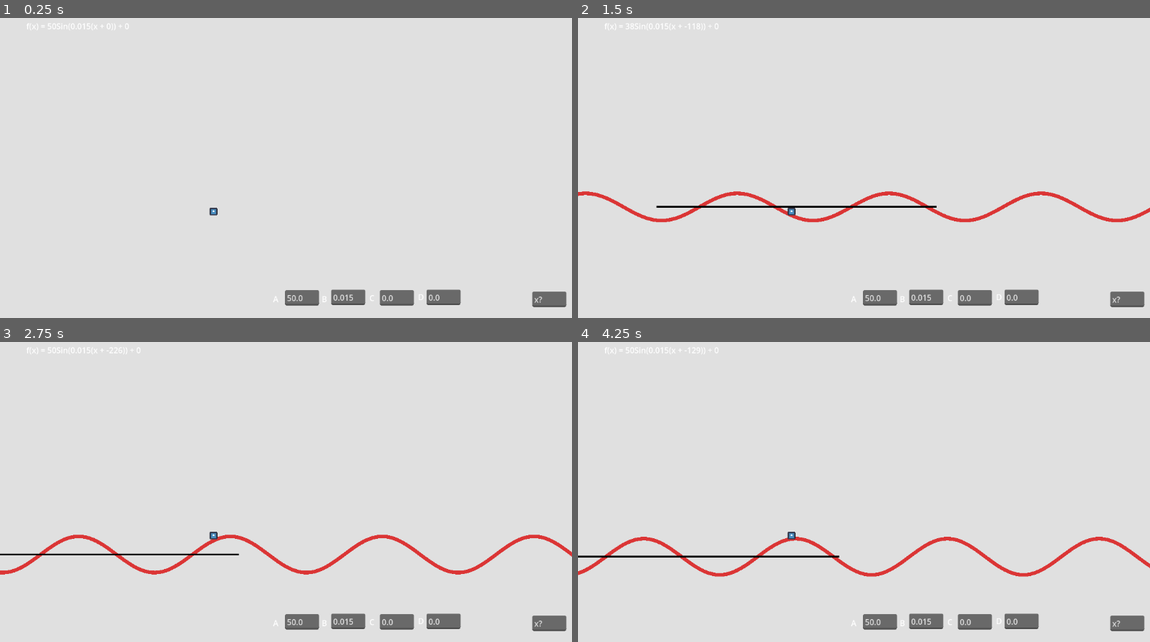
Above: before the commit, frames 1-4 (two rows, left to right).
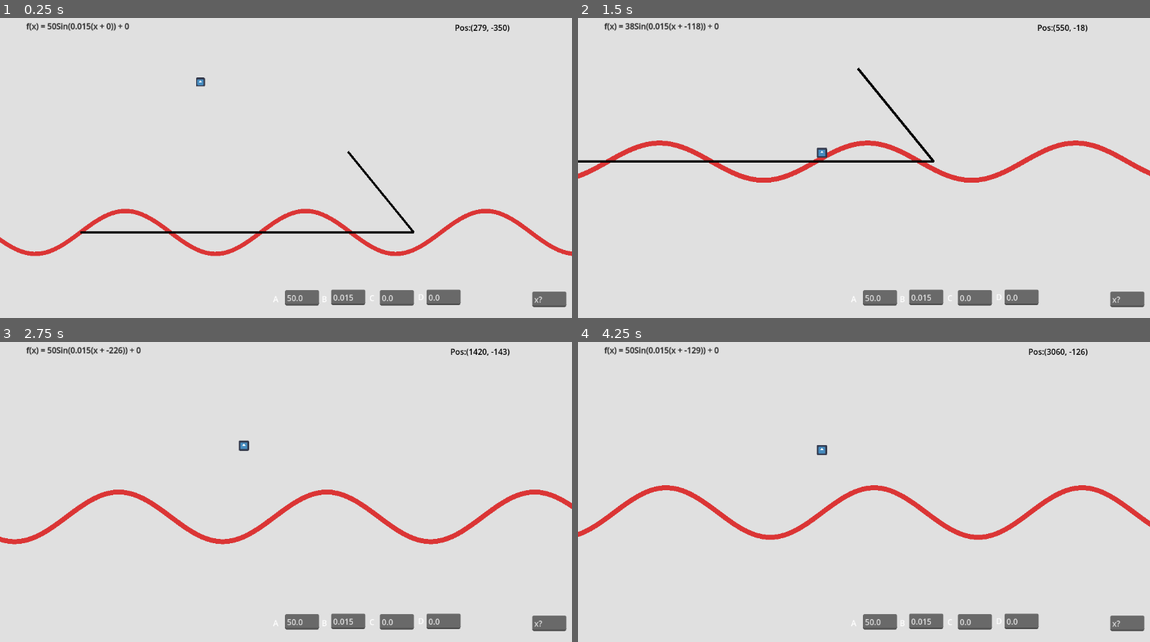
Above: after the commit, the same moments.

Repository: WillowMire/2025GameOffJam
Game: Godot game, scene res://arcade.tscn
Same seed, same stepped clock (60 frames per second), same inputs: the game is played once before the commit and once after it. The engine's default icon, where the game draws it, is replaced by a stand-in: a white triangle on a blue panel in a dark square.
Inputs:
- Up to frame 1 (0.25 s): no input
- Up to frame 2 (1.5 s): hold Right (right) 0.53-1.28 s; hold Down (down) from 1.28 s (still down)
- Up to frame 3 (2.75 s): release Down (down) at 2.03 s; hold Right (right) from 2.03 s (still down)
- Up to frame 4 (4.25 s): release Right (right) at 2.78 s; hold Up (up) 2.78-3.53 s; hold Left (left) from 3.53 s (still down)

The runs differ from the first frame. In frame 1, 2.9% of the frame differs, in the area x 0-100%, y 1-80%; in frame 2, 4.8%, in the area x 0-100%, y 1-69%; in frame 3, 4.2%; in frame 4, 4.3%.

Commit message:
made camera look good and also adjusted some physics variables. Added derivative vector calc that lauches player upon line collision

Diff:
--- a/game-off-2025-sine-wave-game/arcade.tscn
+++ b/game-off-2025-sine-wave-game/arcade.tscn
@@ -1,6 +1,8 @@
-[gd_scene load_steps=7 format=3 uid="uid://c6uubfh172683"]
+[gd_scene load_steps=11 format=3 uid="uid://c6uubfh172683"]
 
 [ext_resource type="Script" uid="uid://cafxbpaqogk35" path="res://arcade_main.gd" id="1_kjmcv"]
+[ext_resource type="Script" uid="uid://11hk1me442cd" path="res://player_object.gd" id="2_4ltp0"]
+[ext_resource type="Script" uid="uid://dltuvs015dqlb" path="res://cam_guide.gd" id="2_7sx8j"]
 [ext_resource type="Texture2D" uid="uid://d1oh54iesvoeo" path="res://icon.svg" id="2_658re"]
 
 [sub_resource type="Curve" id="Curve_658re"]
@@ -9,6 +11,7 @@
 
 [sub_resource type="PhysicsMaterial" id="PhysicsMaterial_658re"]
 friction = 0.0
+bounce = 1.0
 absorbent = true
 
 [sub_resource type="CircleShape2D" id="CircleShape2D_4ltp0"]
@@ -17,11 +20,19 @@
 friction = 0.0
 absorbent = true
 
+[sub_resource type="LabelSettings" id="LabelSettings_658re"]
+font_color = Color(0.17, 0.17, 0.17, 1)
+outline_size = 3
+outline_color = Color(0.7, 0.7, 0.7, 1)
+
+[sub_resource type="LabelSettings" id="LabelSettings_4ltp0"]
+font_color = Color(0, 0, 0, 1)
+
 [node name="Arcade" type="Node2D" node_paths=PackedStringArray("player", "cam", "sin_label", "line")]
 script = ExtResource("1_kjmcv")
 DEBUG = true
-player = NodePath("SinWave/PlayerObject")
-cam = NodePath("SinWave/PlayerObject/Camera2D")
+player = NodePath("PlayerObject")
+cam = NodePath("CamGuide/Camera2D")
 sin_label = NodePath("CanvasLayer/SinFunc")
 line = NodePath("SinWave")
 a_var = 50.0
@@ -29,36 +40,49 @@
 min_control_speed = 100.0
 max_control_speed = 250.0
 v_move_curve = SubResource("Curve_658re")
-h_move_control_lerp_time = 1.0
 v_up_multiplier = 0.65
 v_down_multiplier = 1.75
-
-[node name="SinWave" type="Line2D" parent="."]
-points = PackedVector2Array(0, 400, 1153, 400)
-width = 9.945
-default_color = Color(0.86, 0.2064, 0.2064, 1)
-
-[node name="PlayerObject" type="RigidBody2D" parent="SinWave"]
+h_move_control_lerp_time = 1.0
+
+[node name="CamGuide" type="Node2D" parent="." node_paths=PackedStringArray("player", "cam")]
+position = Vector2(278, -169)
+script = ExtResource("2_7sx8j")
+player = NodePath("../PlayerObject")
+cam = NodePath("Camera2D")
+
+[node name="Camera2D" type="Camera2D" parent="CamGuide"]
+offset = Vector2(200, 0)
+limit_enabled = false
+position_smoothing_speed = 2.0
+drag_horizontal_enabled = true
+
+[node name="PlayerObject" type="RigidBody2D" parent="." node_paths=PackedStringArray("game_node")]
 position = Vector2(279, -364)
 mass = 0.1
 physics_material_override = SubResource("PhysicsMaterial_658re")
 gravity_scale = 0.5
 lock_rotation = true
 continuous_cd = 1
-
-[node name="CollisionShape2D" type="CollisionShape2D" parent="SinWave/PlayerObject"]
+contact_monitor = true
+max_contacts_reported = 1
+script = ExtResource("2_4ltp0")
+game_node = NodePath("..")
+col_force_mult = 95.0
+
+[node name="CollisionShape2D" type="CollisionShape2D" parent="PlayerObject"]
 z_index = 2
 shape = SubResource("CircleShape2D_4ltp0")
 
-[node name="Sprite2D" type="Sprite2D" parent="SinWave/PlayerObject"]
+[node name="Sprite2D" type="Sprite2D" parent="PlayerObject"]
 z_index = 1
 scale = Vector2(0.16128054, 0.16128054)
 texture = ExtResource("2_658re")
 region_rect = Rect2(3.105, 0, 115.895, 127.5)
 
-[node name="Camera2D" type="Camera2D" parent="SinWave/PlayerObject"]
-offset = Vector2(200, -150)
-zoom = Vector2(0.73, 0.73)
+[node name="SinWave" type="Line2D" parent="."]
+points = PackedVector2Array(0, 0, 1153, 0)
+width = 9.945
+default_color = Color(0.86, 0.2064, 0.2064, 1)
 
 [node name="WaveCollision" type="RigidBody2D" parent="."]
 position = Vector2(1, 0)
@@ -76,6 +100,7 @@
 offset_right = 136.0
 offset_bottom = 131.0
 text = "f(x) = Asin(b(x+c))+d"
+label_settings = SubResource("LabelSettings_658re")
 
 [node name="DEBUG" type="Control" parent="CanvasLayer"]
 layout_mode = 3
@@ -192,13 +217,27 @@
 offset_right = 554.0
 offset_bottom = 46.0
 
+[node name="PlayerPos" type="Label" parent="CanvasLayer/DEBUG"]
+layout_mode = 1
+anchors_preset = 1
+anchor_left = 1.0
+anchor_right = 1.0
+offset_left = 424.0
+offset_top = -527.0
+offset_right = 496.0
+offset_bottom = -504.0
+grow_horizontal = 0
+text = "Pos: (x, y)"
+label_settings = SubResource("LabelSettings_4ltp0")
+
 [node name="y = 0" type="Line2D" parent="."]
-points = PackedVector2Array(0, 0, 773, 0)
+points = PackedVector2Array(0, 0, 775, 0, 622, -188)
 width = 5.0
 default_color = Color(0, 0, 0, 1)
 
 [node name="GridVisualController" type="Node2D" parent="."]
 
+[connection signal="body_entered" from="PlayerObject" to="PlayerObject" method="_on_body_entered"]
 [connection signal="text_submitted" from="CanvasLayer/DEBUG/A_Edit" to="." method="_on_a_edit_text_submitted"]
 [connection signal="text_submitted" from="CanvasLayer/DEBUG/B_Edit" to="." method="_on_b_edit_text_submitted"]
 [connection signal="text_submitted" from="CanvasLayer/DEBUG/C_Edit" to="." method="_on_c_edit_text_submitted"]
--- a/game-off-2025-sine-wave-game/arcade_main.gd
+++ b/game-off-2025-sine-wave-game/arcade_main.gd
@@ -7,15 +7,11 @@
 @export var sin_label : Label
 
 # GOAL
-# tune collision and movement to feel good
-#(idea, when touching wave, player shoots forward, perhaps figure out which direction its touching and adjust force angle)
-# add dynamic grid drawing system, so it looks like you're on a graph
-# learn and configure viewport, then adjust wave size depending on viewport
+# add dynamic grid drawing system, so it looks like you're on a graph, style it similar to desmos
+# add 0 enemy
 
 var sin_collision : CollisionShape2D
 var seg : SegmentShape2D
-
-var sin_x_bounding_range : float
 
 @export var line : Line2D
 @export var vect_array : Array[Vector2]
@@ -27,6 +23,8 @@
 @export var min_control_speed : float
 @export var max_control_speed : float
 @export var v_move_curve : Curve
+@export var v_up_multiplier : float
+@export var v_down_multiplier : float
 @export var h_move_control_lerp_time : float
 
 func _ready() -> void:
@@ -41,6 +39,10 @@
 	start_sin_collision()
 	#poly_start_sin_collision()
 	update_sin_label()
+
+func _process(_delta: float) -> void:
+	if DEBUG:
+		$CanvasLayer/DEBUG/PlayerPos.text = "Pos:(" + str(roundi(player.global_position.x)) + ", " + str(roundi(player.global_position.y)) + ")"
 
 #might change to _process if theres a problem
 func _physics_process(delta: float) -> void:
@@ -74,33 +76,27 @@
 		sin_collision_array.append(inst)
 
 func update_sin_collision() -> void:
+	#for i in vect_array.size() - 1:
+		#var _seg = SegmentShape2D.new()
+		#_seg.a = vect_array[i]
+		#_seg.b = vect_array[i+1]
+		#sin_collision_array[i].shape = _seg
+
+	# this might be laggy ASF so maybe fix later tee hee
+	for child in $WaveCollision.get_children():
+		child.queue_free()
 	for i in vect_array.size() - 1:
+		var inst = CollisionShape2D.new()
 		var _seg = SegmentShape2D.new()
 		_seg.a = vect_array[i]
 		_seg.b = vect_array[i+1]
-		sin_collision_array[i].shape = _seg
-
-func poly_start_sin_collision() -> void:
-	var inst = CollisionPolygon2D.new()
-	inst.polygon.append(vect_array[0] + Vector2(0, 500))
-	for i in vect_array.size() - 1:
-		inst.polygon.append(vect_array[i])
-	inst.polygon.append(vect_array[vect_array.size() - 1] + Vector2(0, 500))
-	sin_collision_array.append(inst)
-	$WaveCollision.add_child(inst)
-
-func poly_update_sin_collision() -> void:
-	sin_collision_array[0].polygon.clear()
-	sin_collision_array[0].polygon.append(vect_array[0] + Vector2(0, 500))
-	for i in vect_array.size() - 1:
-		sin_collision_array[0].polygon.append(vect_array[i])
-	sin_collision_array[0].polygon.append(vect_array[vect_array.size() - 1] + Vector2(0, 500))
+		inst.shape = _seg
+		$WaveCollision.add_child(inst)
+		sin_collision_array.append(inst)
 
 var v_move_timer : float
 var h_move_timer : float
 var prev_v_input
-@export var v_up_multiplier : float
-@export var v_down_multiplier : float
 var initial_a : float
 var temp_cur_a : float
 var moving : bool
@@ -154,9 +150,13 @@
 	#endregion
 
 func draw_wave() -> void:
-	var j = roundi(player.position.x)
+	var l = get_viewport().get_visible_rect().size.x * (1 / cam.zoom.x) / 2
+	var cent = cam.get_screen_center_position().x
+	#$"../Sprite2D".global_position.x = cam.get_screen_center_position().x - l / 2
+	#$"../Sprite2D2".global_position.x = cam.get_screen_center_position().x + l / 2
+	#var j = roundi(player.position.x)
 	vect_array.clear()
-	for x in range(j - 1201, j + 1201, 10):
+	for x in range(cent - l - 50, cent + l + 200, 10):
 		var i = Vector2(x, sin_func_math(x, a_var, b_var, c_var, d_var))
 		vect_array.append(i)
 	line.set_points(vect_array)
@@ -166,6 +166,11 @@
 	var y
 	y = (a * -sin(b * (x + c))) + d
 	return y
+
+func sin_derivative_math(x : float, a = a_var, b = b_var, c = c_var) -> float:
+	var dydx
+	dydx = (a * b * -cos(b * (x + c)))
+	return dydx
 
 func _on_a_edit_text_submitted(new_text: String) -> void:
 	a_var = float(new_text)
--- /dev/null
+++ b/game-off-2025-sine-wave-game/cam_guide.gd
@@ -0,0 +1,27 @@
+extends Node2D
+class_name _CamGuide
+
+@export var player : _PlayerObject
+@export var cam : Camera2D
+@onready var initial_zoom : Vector2 = cam.zoom
+
+func _physics_process(_delta: float) -> void:
+	self.position = find_pos()
+	cam.zoom = find_zoom()
+
+func find_pos() -> Vector2:
+	var v = Vector2(player.global_position.x, player.global_position.y / 2)
+	return v
+
+func find_zoom() -> Vector2:
+	# get cam cur pos
+	# set zoom to reach bottom of wave
+	var zoom = cam.zoom
+	var rect_y = get_viewport().get_visible_rect().size.y * (1/initial_zoom.y)
+	zoom = (initial_zoom) * abs(rect_y /(player.global_position.y + 250 - rect_y))
+
+	#sets minumum cam zoom
+	if zoom.y > initial_zoom.y:
+		zoom = initial_zoom
+
+	return zoom
--- /dev/null
+++ b/game-off-2025-sine-wave-game/player_object.gd
@@ -0,0 +1,25 @@
+extends RigidBody2D
+class_name _PlayerObject
+
+@export var game_node : _ArcadeMain
+@export var col_force_mult : float
+var collided : bool
+var col_timer : float
+
+func _process(delta: float) -> void:
+	if self.linear_velocity.x == 0:
+		pass#print("GAME OVER")
+	col_timer -= delta
+	if col_timer < 0:
+		collided = false
+
+func _on_body_entered(body: Node) -> void:
+	# enemy detection
+
+	# wave detection
+	if collided: return
+	collided = true
+	col_timer = 0.25
+	if body.name == "WaveCollision":
+		var dir = Vector2(1, game_node.sin_derivative_math(self.global_position.x))
+		self.apply_impulse(dir.normalized() * col_force_mult)
--- a/game-off-2025-sine-wave-game/project.godot
+++ b/game-off-2025-sine-wave-game/project.godot
@@ -14,6 +14,10 @@
 run/main_scene="uid://c6uubfh172683"
 config/features=PackedStringArray("4.5", "GL Compatibility")
 config/icon="res://icon.svg"
+
+[display]
+
+window/size/mode=1
 
 [input]
 
Not shown, added: game-off-2025-sine-wave-game/cam_guide.gd.uid
Not shown, added: game-off-2025-sine-wave-game/player_object.gd.uid
